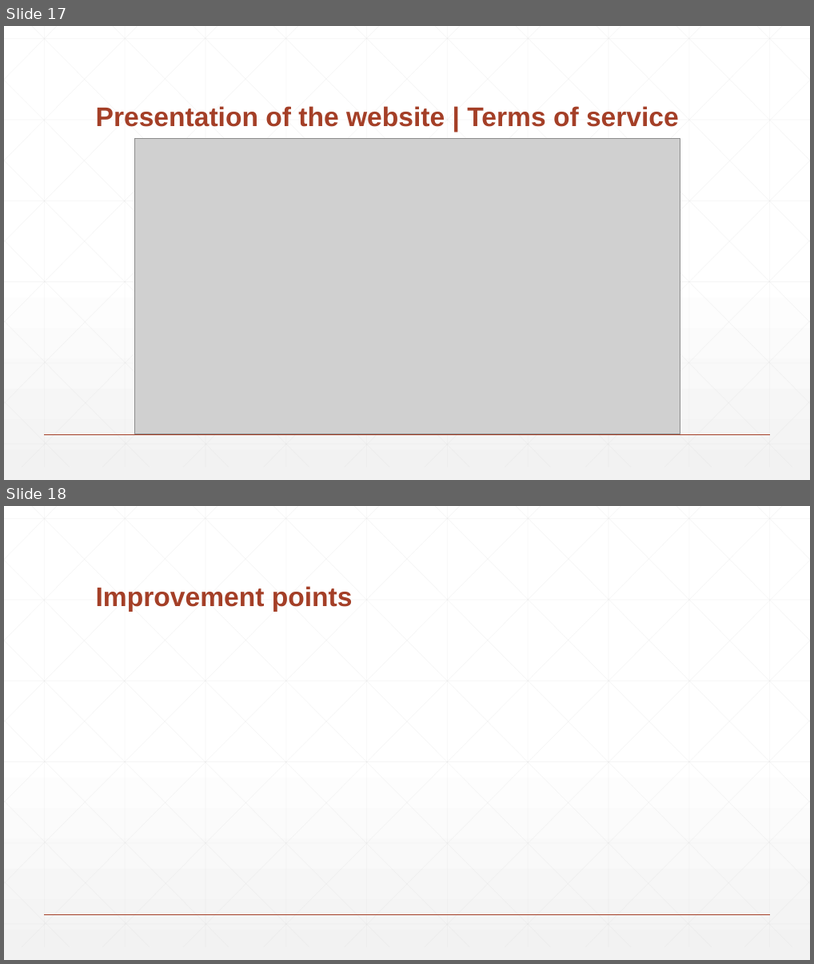
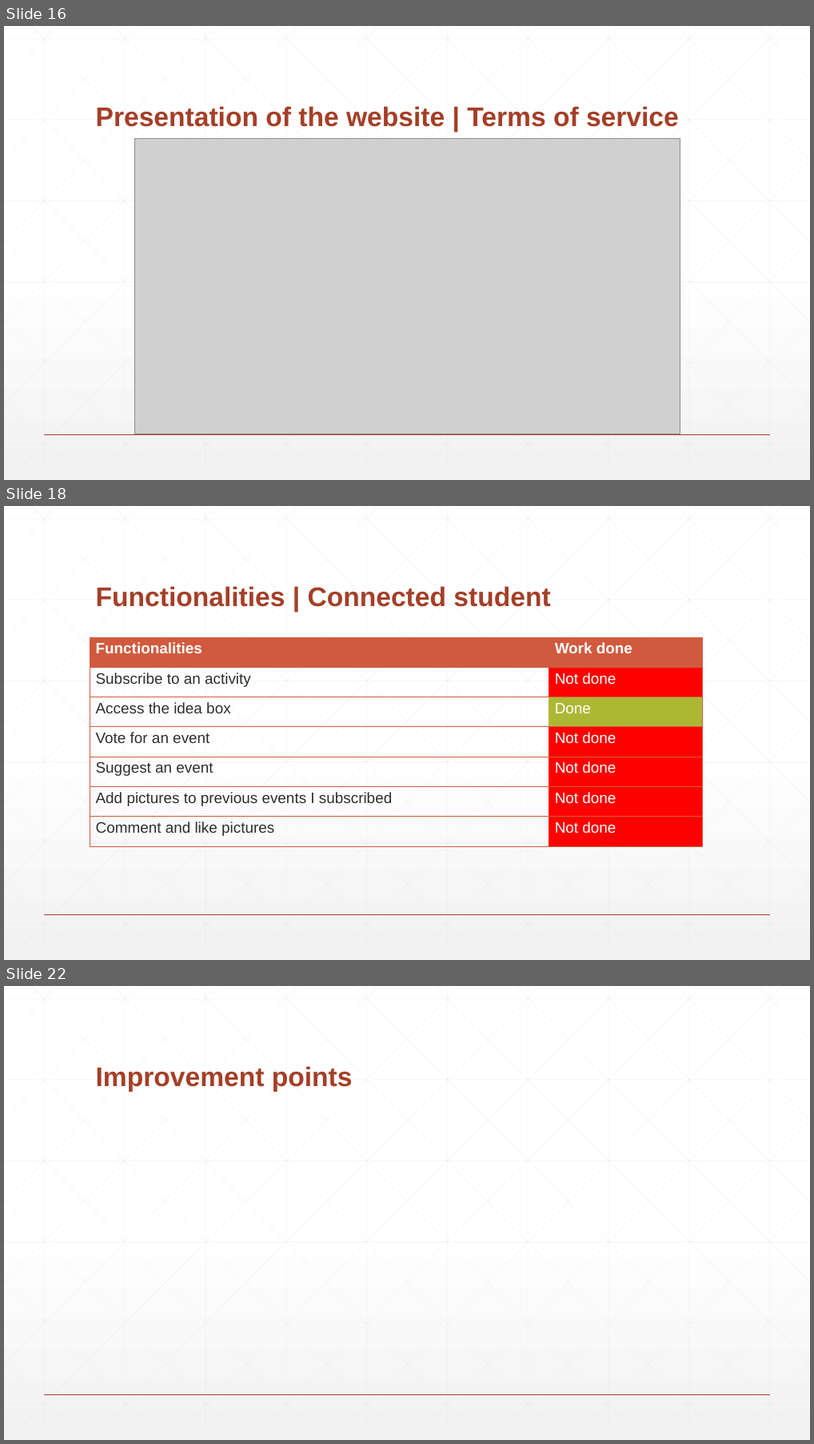
Before and after one commit to PaulFICOT/CESI_A2_Web_G2, a slide deck: Présentation/Web Project.pptx. Shown one above the other, each under a label of ours: slides 17 and 18 before the commit, slides 16, 18 and 22 after it; the slides between them are not shown. The pictures are 814x964 and 814x1444 pixels, drawn with LibreOffice and Linux fonts; fonts in the diff are those of the drawing; grey boxes stand for pictures. Boxes give left, top, right and bottom in pixels: in the first picture for what was removed or moved away, otherwise in the second. Text is boxed around its words. In the diff, an @@ line names an element or a change of style, - is before the commit and + after.

```diff
--- a/Présentation/Web Project.pptx
+++ b/Présentation/Web Project.pptx
@@ slide 18 added at bbox=[4, 506, 810, 960], background gradient #FFFFFF to #F2F2F2; not listed: 47 template elements that a slide beside it also shows @@
@@ title added at bbox=[96, 586, 550, 607], 32 pt, text #A43F27, bold @@
+Functionalities | Connected student
@@ table added at bbox=[90, 637, 702, 846], 7 rows, 2 columns @@
+Functionalities | Work done
+Subscribe to an activity | Not done
+Access the idea box | Done
+Vote for an event | Not done
+Suggest an event | Not done
+Add pictures to previous events I subscribed | Not done
+Comment and like pictures | Not done
@@ what was slide 17 is now slide 16 @@
@@ what was slide 18 is now slide 22 @@
```
Also in this commit, not shown: 1 slide changed, 4 other slides added, 1 slide removed, 2 other files.
